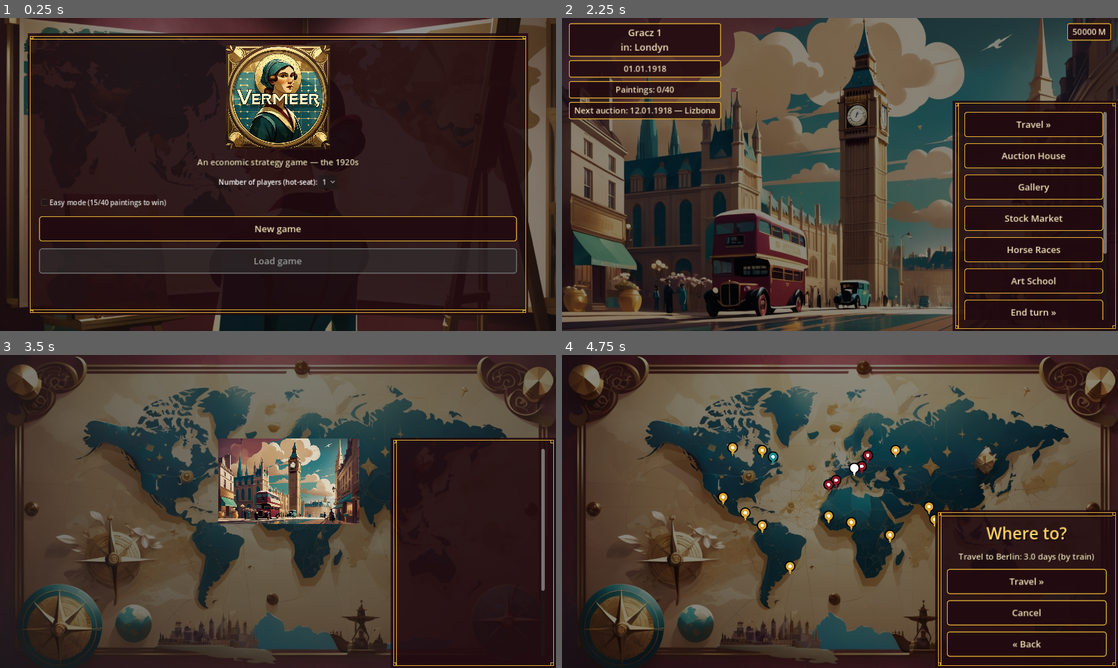
Above: before the commit, frames 1-4 (two rows, left to right).
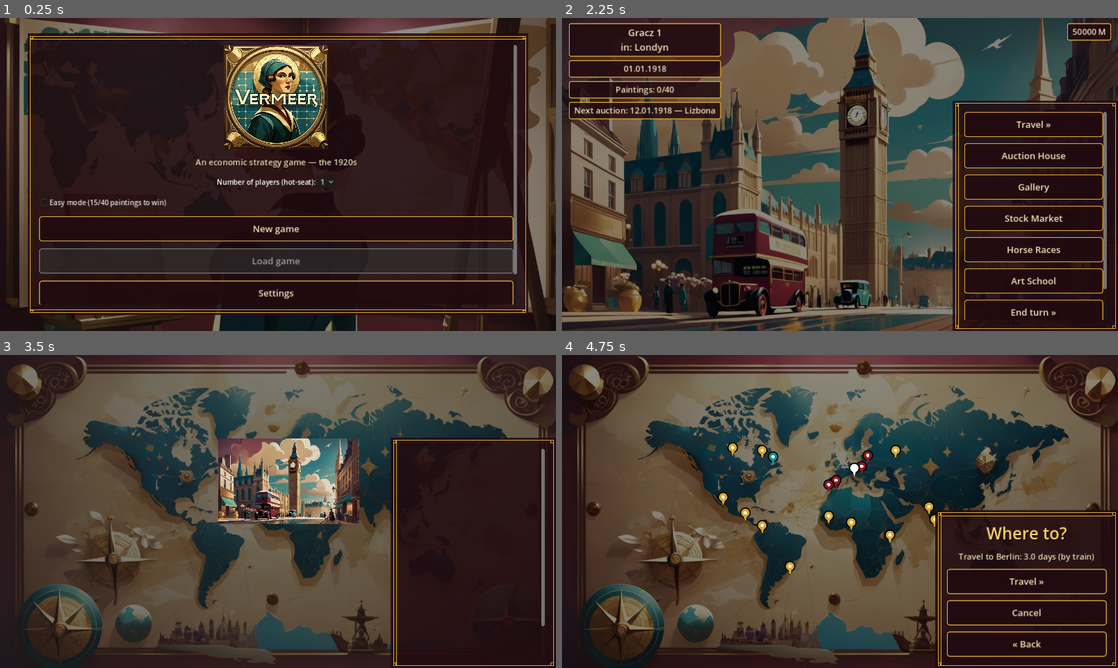
Above: after the commit, the same moments.

Repository: cinekm20/the-forger-retro-tycoon
Game: Godot game, scene res://scenes/main_menu/MainMenu.tscn
Two runs of this game, one before a commit and one after it. Both use one fixed random seed, a clock stepped at 60 frames per second and the inputs below.
Inputs (mouse positions are in pixels of both pictures, inside the frame that each line leads up to):
- Up to frame 1 (0.25 s): no input
- Up to frame 2 (2.25 s): click "Easy mode (15/40 paintings to…" at 0.5 s; click "Easy mode (15/40 paintings to…" at 1.25 s; click "New game" at 2 s
- Up to frame 3 (3.5 s): click "Travel »" at 2.75 s
- Up to frame 4 (4.75 s): click (867, 458) at 4.27 s

The runs differ from the first frame. In frame 1, 4.9% of the frame differs, in the area x 7-93%, y 8-92%; in frame 2, less than 0.1%; in frame 3, less than 0.1%; in frame 4, less than 0.1%.

Commit message:
Przenieś Ustawienia i Wyjdź z gry z Hubu do menu głównego
Przyciski mają być tam, gdzie "Nowa gra"/"Wczytaj grę", nie w bocznym
menu Hubu. Przycisk powrotu w Ustawieniach wraca teraz do MainMenu
zamiast do Hubu (Ustawienia są dostępne przed rozpoczęciem gry).

Diff:
--- a/game/scenes/hub/Hub.gd
+++ b/game/scenes/hub/Hub.gd
@@ -71,11 +71,6 @@
 
 	ScreenHelpers.make_button(root_panel, "Koniec tury »", _on_end_turn_pressed)
 	ScreenHelpers.make_button(root_panel, "Zapisz i wyjdź do menu", _on_save_and_exit_pressed)
-	ScreenHelpers.make_button(root_panel, "Ustawienia", func(): SceneRouter.goto_scene(SceneRouter.SETTINGS))
-	## Inne niż "Zapisz i wyjdź do menu" (który tylko wraca do MainMenu.tscn —
-	## proces gry dalej działa w tle): get_tree().quit() faktycznie kończy
-	## proces aplikacji i zwalnia pamięć.
-	ScreenHelpers.make_button(root_panel, "Wyjdź z gry", func(): get_tree().quit())
 
 	_update_status()
 
--- a/game/scenes/main_menu/MainMenu.gd
+++ b/game/scenes/main_menu/MainMenu.gd
@@ -59,3 +59,6 @@
 		SceneRouter.goto_hub()
 	)
 	continue_btn.disabled = not SaveGame.has_save()
+
+	ScreenHelpers.make_button(root, "Ustawienia", func(): SceneRouter.goto_scene(SceneRouter.SETTINGS))
+	ScreenHelpers.make_button(root, "Wyjdź z gry", func(): get_tree().quit())
--- a/game/scenes/settings/Settings.gd
+++ b/game/scenes/settings/Settings.gd
@@ -1,6 +1,6 @@
 extends Control
 ## Ekran ustawień — na razie wybór języka interfejsu (Localization.gd).
-## Miejsce na przyszłe opcje. Dostępny z menu w Hub.gd ("Ustawienia").
+## Miejsce na przyszłe opcje. Dostępny z menu głównego (MainMenu.gd).
 
 
 func _ready() -> void:
@@ -19,4 +19,4 @@
 	lang_option.item_selected.connect(func(index: int) -> void: Localization.set_language(lang_codes[index]))
 	root.add_child(lang_option)
 
-	ScreenHelpers.make_back_button(root)
+	ScreenHelpers.make_button(root, "« Powrót", func(): SceneRouter.goto_scene(SceneRouter.MAIN_MENU))
